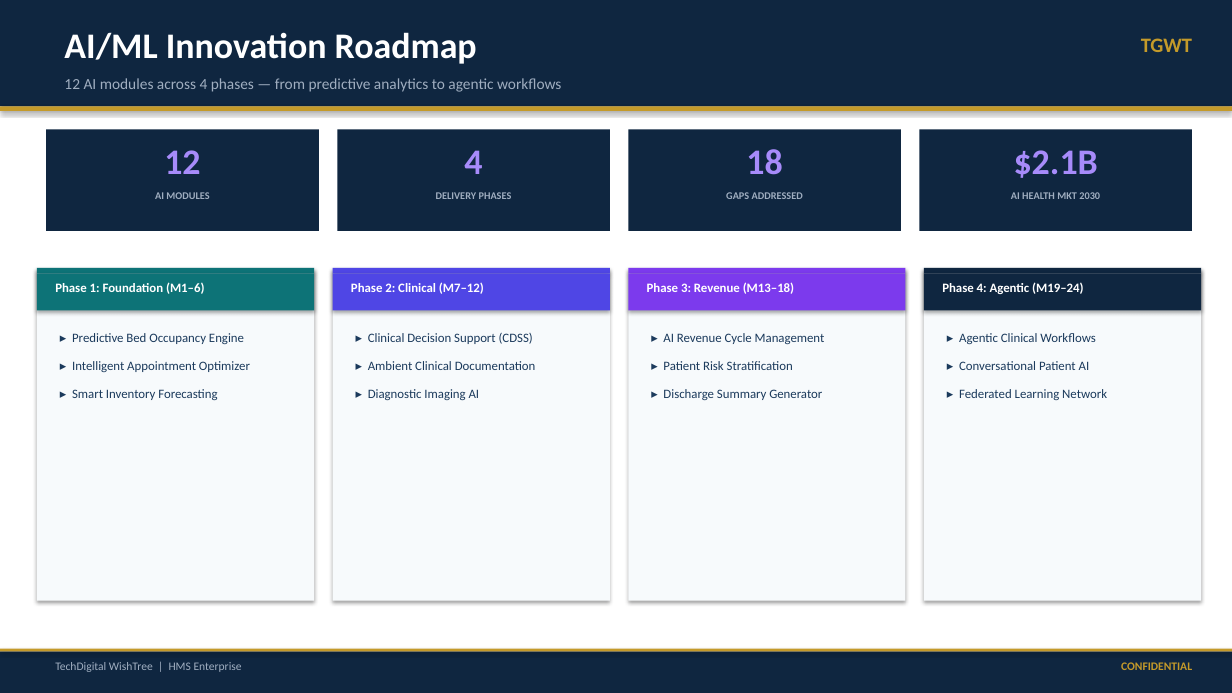
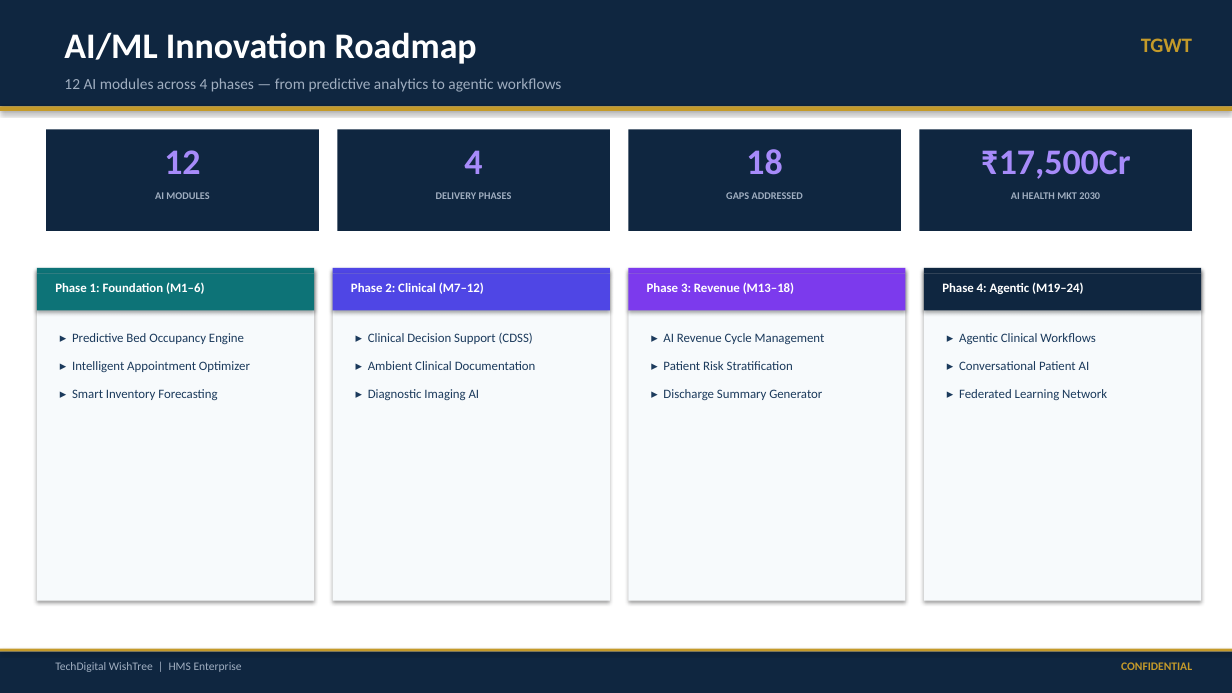
Before and after one commit to aksatyam/hms-tenent, a slide deck: slide 11 of docs/presentations/HMS_Enterprise_Client_Pitch_Deck.pptx. Drawn at 1232x693 pixels with LibreOffice and Linux fonts; fonts in the diff are those of the drawing. Boxes give left, top, right and bottom in pixels: in the first picture for what was removed or moved away, otherwise in the second. Text is boxed around its words. In the diff, an @@ line names an element or a change of style, - is before the commit and + after.

```diff
--- a/docs/presentations/HMS_Enterprise_Client_Pitch_Deck.pptx
+++ b/docs/presentations/HMS_Enterprise_Client_Pitch_Deck.pptx
@@ text at (981,150,1131,179): text changed @@
-$2.1B
+₹17,500Cr
```
Also in this commit, not shown: 4 other slides changed, 1 other file.
